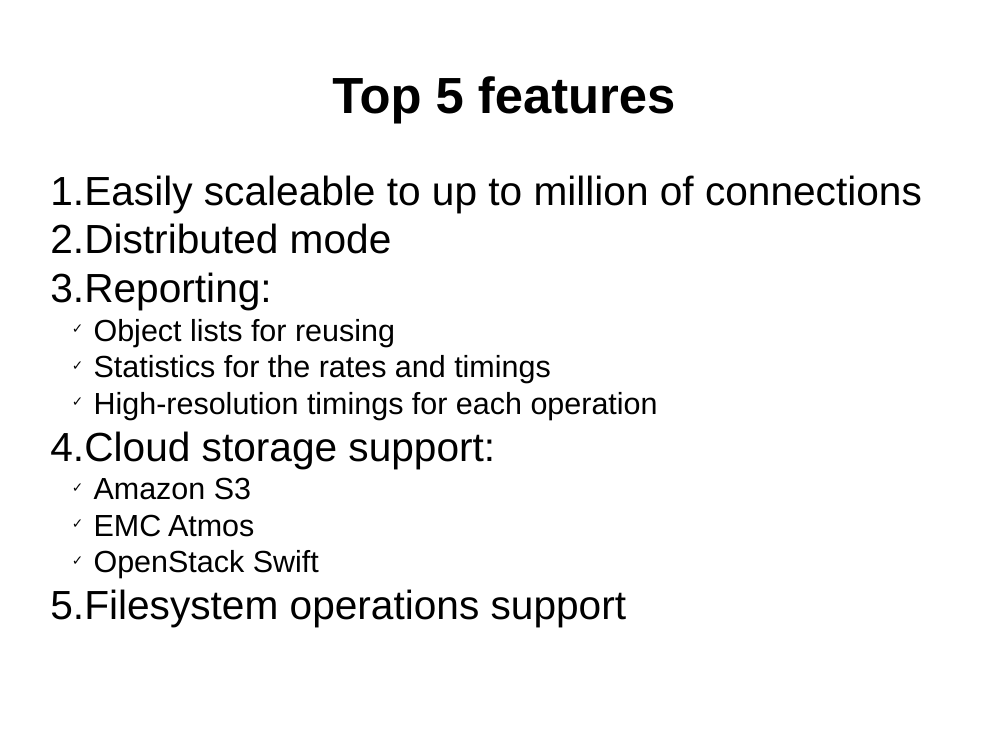
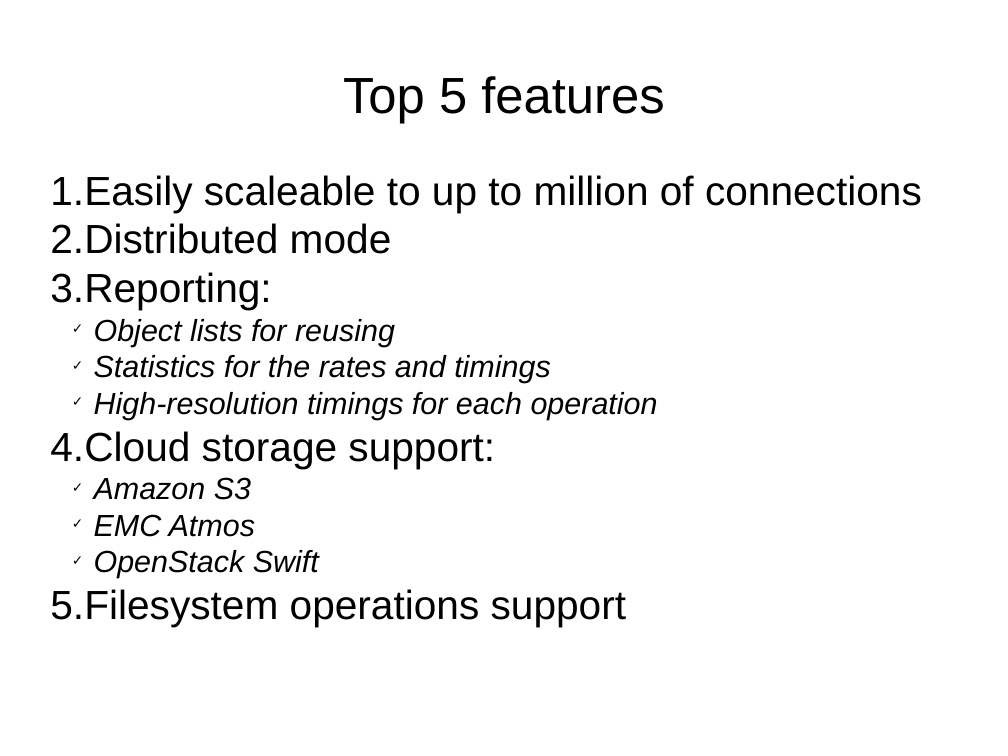
Before and after one commit to emc-mongoose/mongoose, a slide deck: slide 3 of doc/mongoosev2.odp. Drawn at 1008x756 pixels with LibreOffice and Linux fonts; fonts in the diff are those of the drawing. Boxes give left, top, right and bottom in pixels: in the first picture for what was removed or moved away, otherwise in the second. Text is boxed around its words. In the diff, an @@ line names an element or a change of style, - is before the commit and + after.

```diff
--- a/doc/mongoosev2.odp
+++ b/doc/mongoosev2.odp
@@ title "Top 5 features" at box(343, 76, 664, 124): bold off @@
@@ subtitle at box(94, 319, 658, 578): italic on in "Object lists for reusing", "Statistics for the rates and timings", "High-resolution timings for each operation", "Amazon S3" and 2 more places @@
```
Also in this commit, not shown: 5 other slides changed, 1 slide added, 1 slide removed, 54 other files.
